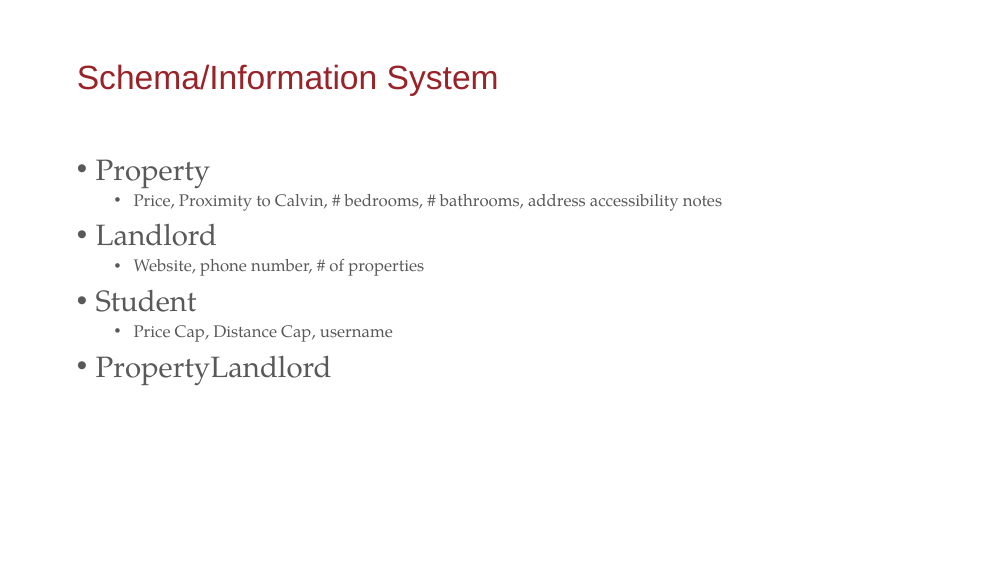
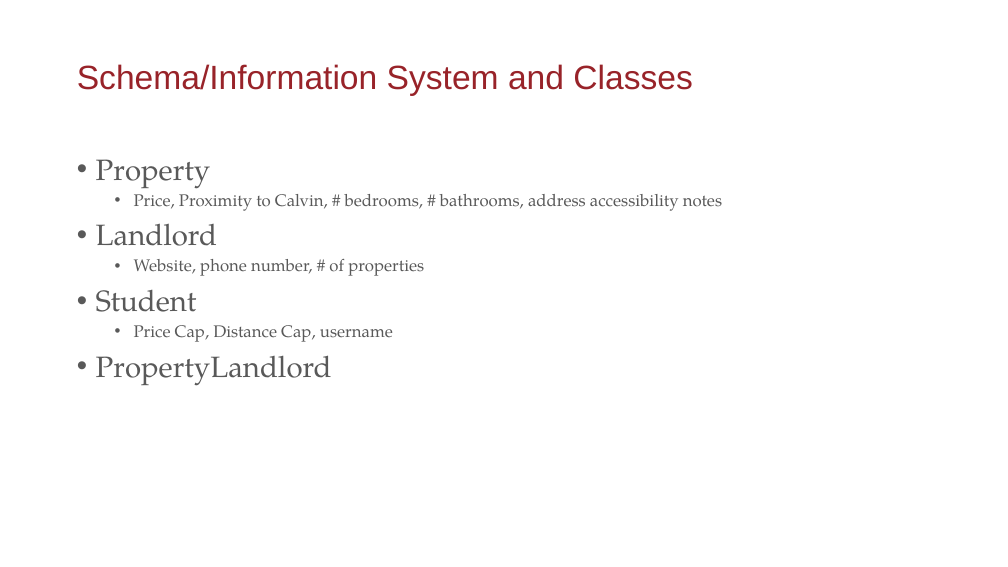
Before and after one commit to calvin-cs262-fall2024-teamG/Project, a slide deck: slide 4 of slide deck.pptx (slide 6 before the commit). Drawn at 1008x567 pixels with LibreOffice and Linux fonts; fonts in the diff are those of the drawing; background and template pictures are left out. Boxes give left, top, right and bottom in pixels: in the first picture for what was removed or moved away, otherwise in the second. Text is boxed around its words. In the diff, an @@ line names an element or a change of style, - is before the commit and + after.

Commit message:
ppt update

```diff
--- a/slide deck.pptx
+++ b/slide deck.pptx
@@ title at [77, 64, 692, 96]: text changed @@
-Schema/Information System
+Schema/Information System and Classes
```
Also in this commit, not shown: 2 slides removed, 1 other file.
